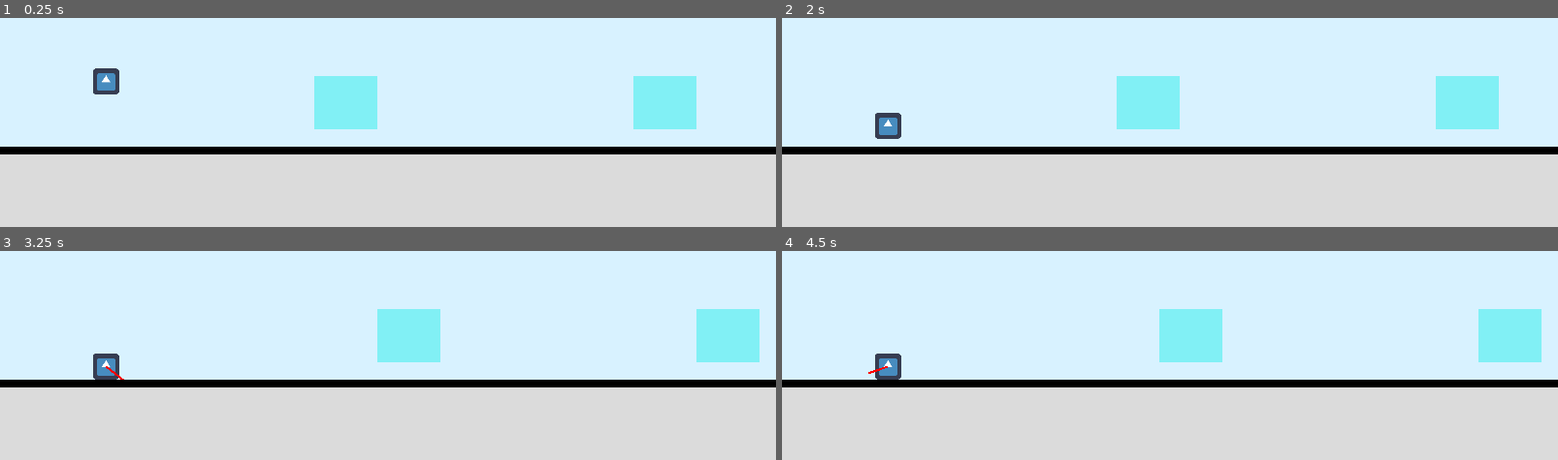
Above: before the commit, frames 1-4 (two rows, left to right).
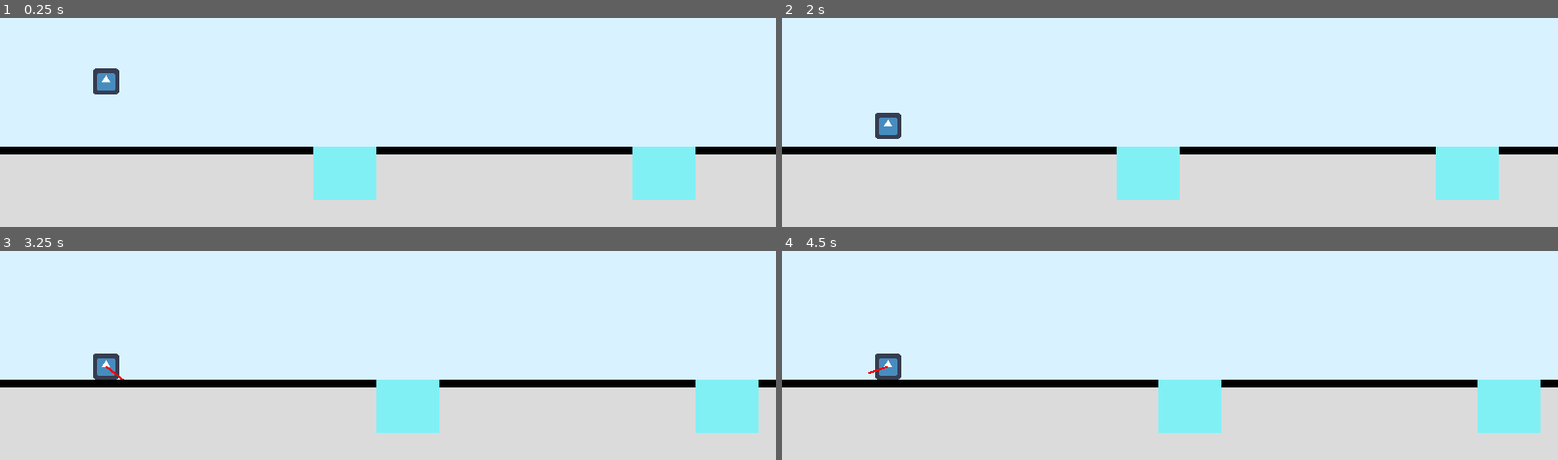
Above: after the commit, the same moments.

Repository: lajollagamesclub/fish-flop
Game: Godot game, scene res://Main.tscn
Two runs of this game, one before a commit and one after it. Both use one fixed random seed, a clock stepped at 60 frames per second and the inputs below. The engine's default icon, where the game draws it, is replaced by a stand-in: a white triangle on a blue panel in a dark square.
Inputs (mouse positions are in pixels of both pictures, inside the frame that each line leads up to):
- Up to frame 1 (0.25 s): no input
- Up to frame 2 (2 s): move the mouse to (outside the picture) at 0.52 s; click (outside the picture) at 0.67 s; tap Enter at 1.25 s; drag from (1014, 30) to (1131, 97) at 1.27 s
- Up to frame 3 (3.25 s): move the mouse to (outside the picture) at 2.02 s; click (outside the picture) at 2.17 s; tap Space at 2.75 s; drag from (349, 330) to (outside the picture) at 2.77 s
- Up to frame 4 (4.5 s): tap Enter at 3.5 s; move the mouse to (1402, 307) at 3.52 s; click (1402, 307) at 3.67 s; tap Space at 4.25 s; drag from (outside the picture) to (outside the picture) at 4.27 s

The runs differ from the first frame. In frame 1, 8.3% of the frame differs, in the area x 40-90%, y 27-88%; in frame 2, 8.3%; in frame 3, 8.3%; in frame 4, 8.3%.

Commit message:
Puddle spawning

Diff:
--- a/src/Main.tscn
+++ b/src/Main.tscn
@@ -58,4 +58,7 @@
 
 [node name="PuddleSpawner" type="Node2D" parent="."]
 script = ExtResource( 4 )
+
+[node name="InitialPosition" type="Node2D" parent="PuddleSpawner"]
+position = Vector2( 260.519, 880 )
 [connection signal="dragged" from="Player/DragListener" to="Player" method="_on_DragListener_dragged"]
--- a/src/PuddleSpawner.gd
+++ b/src/PuddleSpawner.gd
@@ -1,15 +1,11 @@
 extends Node2D
-
-var initial_player_pos: Vector2 = Vector2()
-
 var last_puddle = null
 
 func _ready():
 	randomize()
-	initial_player_pos = get_node("../Player").global_position
 
-	var cur_spawn_position: Vector2 = initial_player_pos
-	while cur_spawn_position.x < 2500.0:
+	var cur_spawn_position: Vector2 = get_node("InitialPosition").global_position
+	while cur_spawn_position.x < 5000.0:
 		last_puddle = spawn_puddle(cur_spawn_position)
 		cur_spawn_position = last_puddle.global_position
 
@@ -22,4 +18,5 @@
 	var cur_puddle: Node2D = preload("res://Puddle.tscn").instance()
 	add_child(cur_puddle)
 	cur_puddle.global_position = new_position
+	cur_puddle.connect("despawning", self, "on_puddle_despawned")
 	return cur_puddle
